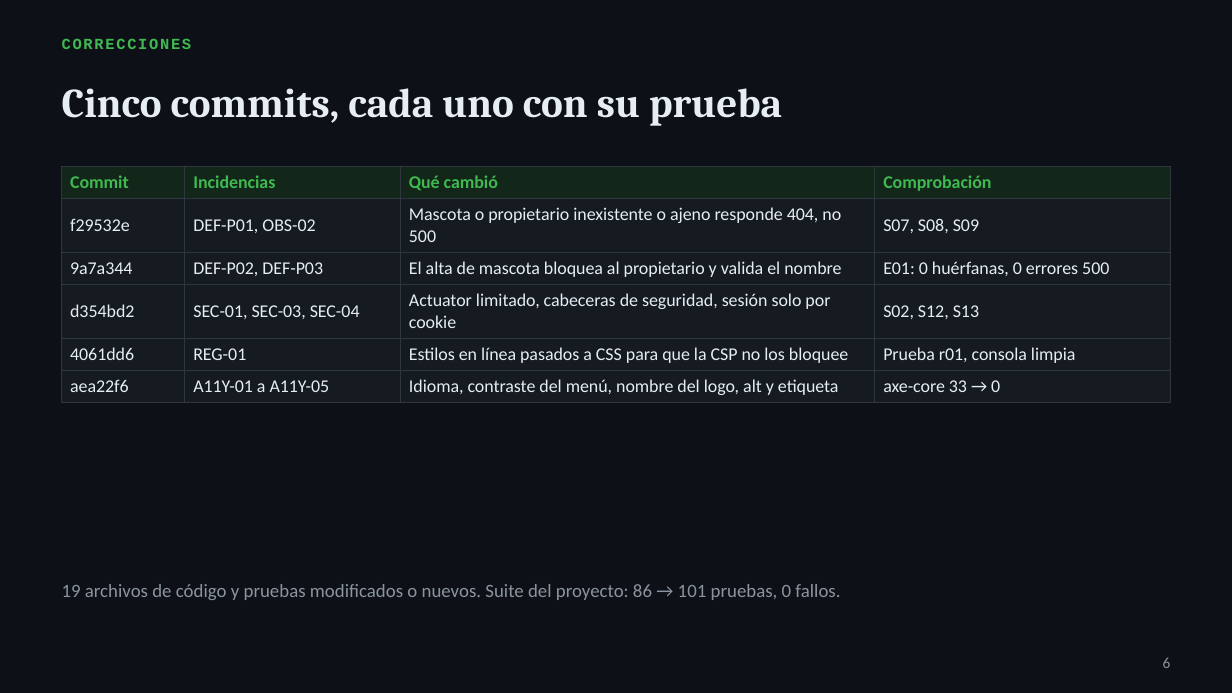
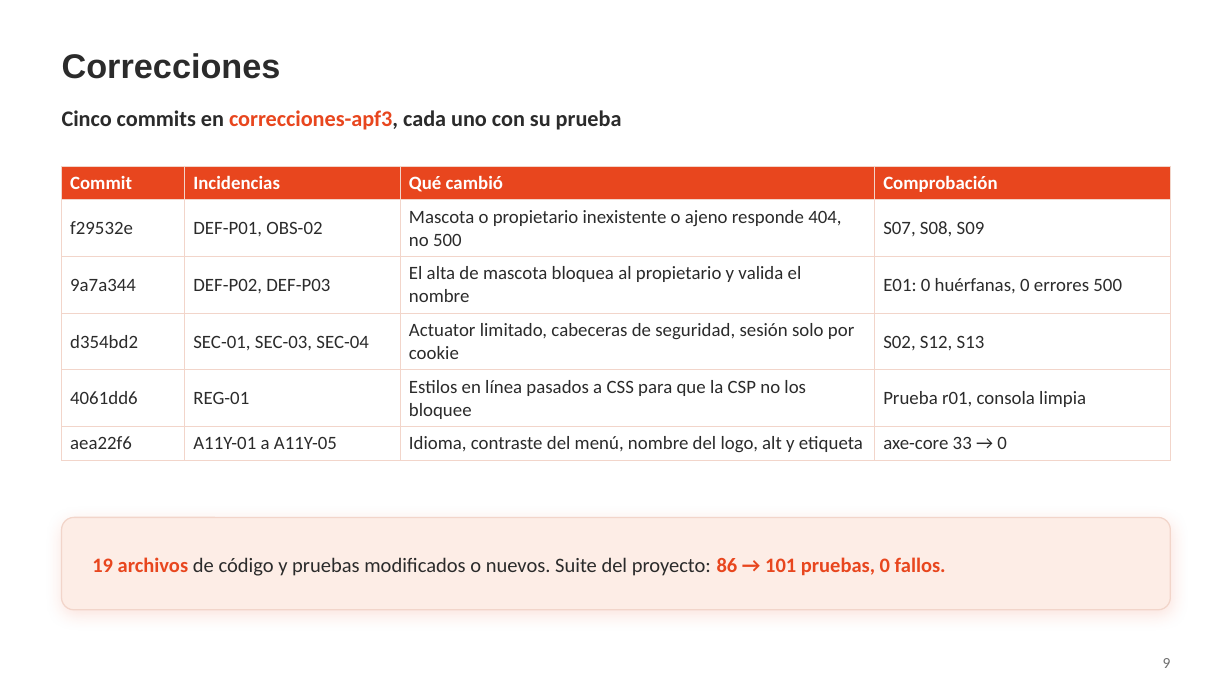
Before and after one commit to Mooneer17/spring-petclinic-apf2, a slide deck: slide 9 of presentacion/APF3_Presentacion.pptx (slide 6 before the commit). Drawn at 1232x693 pixels with LibreOffice and Linux fonts; fonts in the diff are those of the drawing; background and template pictures are left out. Boxes give left, top, right and bottom in pixels: in the first picture for what was removed or moved away, otherwise in the second. Text is boxed around its words. In the diff, an @@ line names an element or a change of style, - is before the commit and + after.

```diff
--- a/presentacion/APF3_Presentacion.pptx
+++ b/presentacion/APF3_Presentacion.pptx
@@ background #0D1117 to picture (left out) @@
@@ title at (x1=62, y1=53, x2=281, y2=79): text changed; size 9 to 20 pt; font Courier New to Arial; text colour #3FB950 to #2B2B2B @@
-CORRECCIONES
+Correcciones
@@ title "Correcciones" at (x1=62, y1=53, x2=281, y2=79): vertical alignment top to middle @@
@@ text at (x1=62, y1=110, x2=622, y2=130): text changed; size 24 to 13 pt; font Cambria to Calibri; text colour #E6EDF3 to #2B2B2B @@
-Cinco commits, cada uno con su prueba
+Cinco commits en correcciones-apf3, cada uno con su prueba
@@ table at (x1=62, y1=166, x2=1170, y2=456) @@
@@ fill #12261A to #E8461E in row 1 @@
@@ fill #161B22 to #FFFFFF in 20 cells @@
@@ size 10.5 to 11 pt, text colour #E6EDF3 to #2B2B2B @@
@@ text colour #3FB950 to #FFFFFF in "Commit", "Incidencias", "Qué cambió", "Comprobación" @@
@@ borders changed @@
@@ rounded rectangle added at (x1=62, y1=517, x2=1170, y2=610), fill #FDEDE6, outline #F2D5CA 0.75 pt @@
@@ text "19 archivos de código y ..." moved from (x1=62, y1=584, x2=840, y2=600) to (x1=92, y1=557, x2=946, y2=576) @@
@@ text "19 archivos de código y ..." at (x1=92, y1=557, x2=946, y2=576): size 11 to 12 pt; text colour #8B949E to #E8461E, bold on in "19 archivos 86 → 101 pruebas, 0 ..."; text colour #8B949E to #2B2B2B in "de código y pruebas modificados o nuevos. ..."; vertical alignment top to middle @@
@@ page number at (x1=1163, y1=658, x2=1171, y2=668): text changed; text colour #8B949E to #6E6E6E @@
-6
+9
```
Also in this commit, not shown: 17 other slides changed, 5 slides added, 1 other file.
